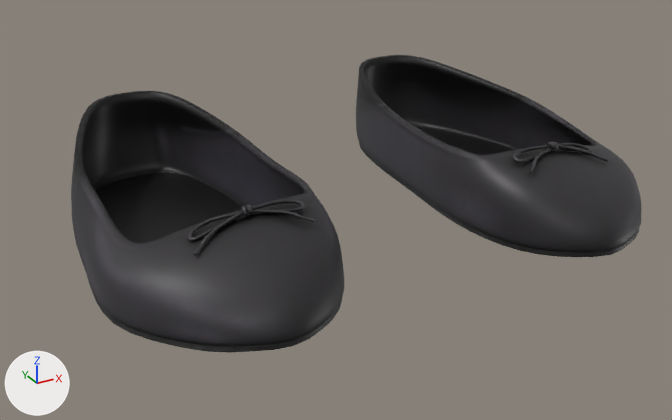
The glTF model src/main/webapp/resource/model/shoes2.glb as it was, and as the next commit left it.
Both versions are drawn from a camera (50 mm lens) standing at (-0.1448, -0.2862, 0.1293) and looking at (-0.0075, -0.0365, 0.0044). Every picture has the same lights, and +X, +Y and +Z are marked at lower left. Vertices at the same position are counted once.

The older version as bpy lines, for what is in view:
```python
me_geom_005 = bpy.data.meshes.new('geom.005')
me_geom_005.from_pydata(...)  # 5414 vertices, 10792 faces; spans x -0.094..0.094, y -0.1..0.038, z 0.0..0.033
me_geom_005.materials.append(mat_diffusemap)
ob_s4studio_mesh_1 = bpy.data.objects.new('s4studio_mesh_1', me_geom_005)
ob_s4studio_mesh_1.location = (0.0, 0.0, 0.0)
```
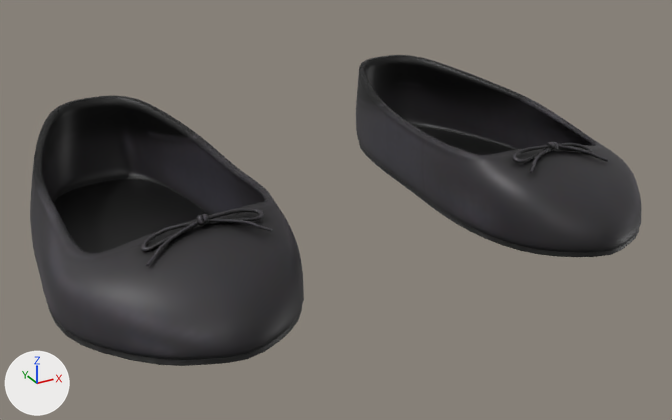
The newer file is also rescaled (x19.64), turned or shifted as a whole; pictures and numbers use the older file's frame.

Where the change shows, as pixel boxes [x1, y1, x2, y2] in the pictures (672 x 420 px; the box of a moved part takes in the faces that stretch with it):
's4studio_mesh_1', reshaped (7% wider): before [71, 55, 642, 353]; after [30, 55, 642, 366]
part 1 of me_geom_005, moved or reshaped: before [71, 91, 344, 347]; after [30, 96, 304, 360]
part 2 of me_geom_005, moved or reshaped: before [187, 199, 315, 256]; after [141, 208, 272, 266]
part 3 of me_geom_005, moved or reshaped: before [80, 172, 342, 353]; after [48, 179, 302, 366]

The edits, one by one:
me_geom_005 has 5414 vertices, 10792 faces and spans x -0.094..0.094, y -0.1..0.038, z 0.0..0.033.
me_geom_005 is used by ob_s4studio_mesh_1; location (0.0, 0.0, 0.0).
me_geom_005 part 1: the loose piece of 1440 vertices spanning x -0.094..-0.025, y -0.1..0.038, z 0.0..0.033 is moved by (-0.013, 0.0, 0.0).
me_geom_005 part 2: the loose piece of 433 vertices spanning x -0.072..-0.037, y -0.08..-0.067, z 0.021..0.028 is moved by (-0.013, 0.0, 0.0).
me_geom_005 part 3: the loose piece of 834 vertices spanning x -0.093..-0.026, y -0.1..0.035, z 0.0..0.004 is moved by (-0.013, 0.0, 0.0).
